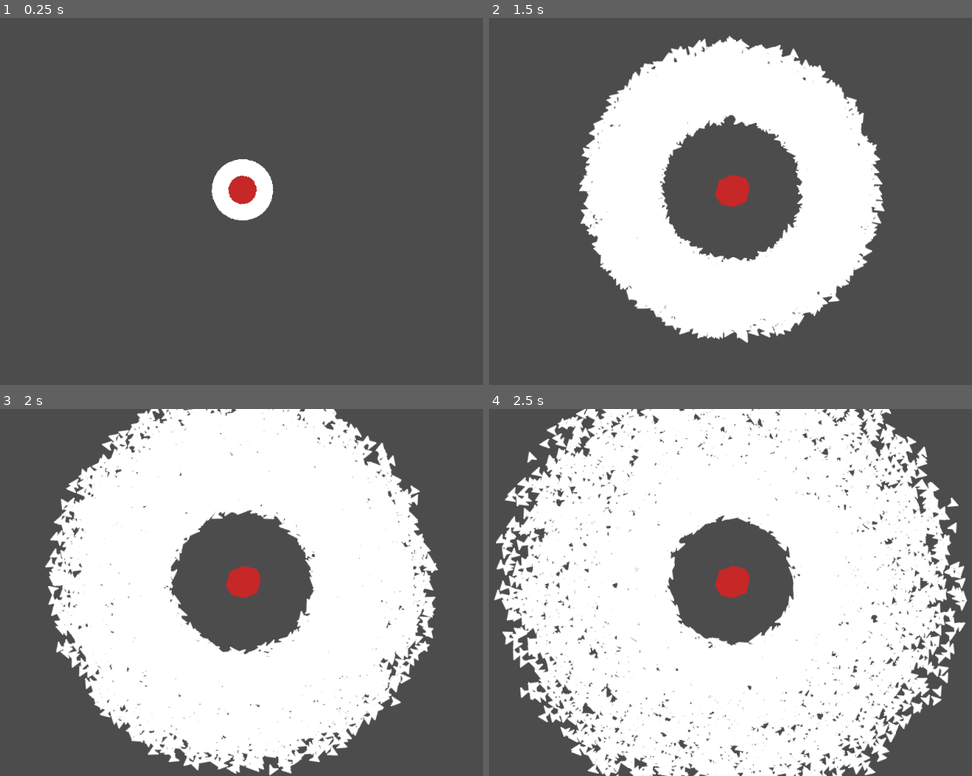
Above: before the commit, frames 1-4 (two rows, left to right).
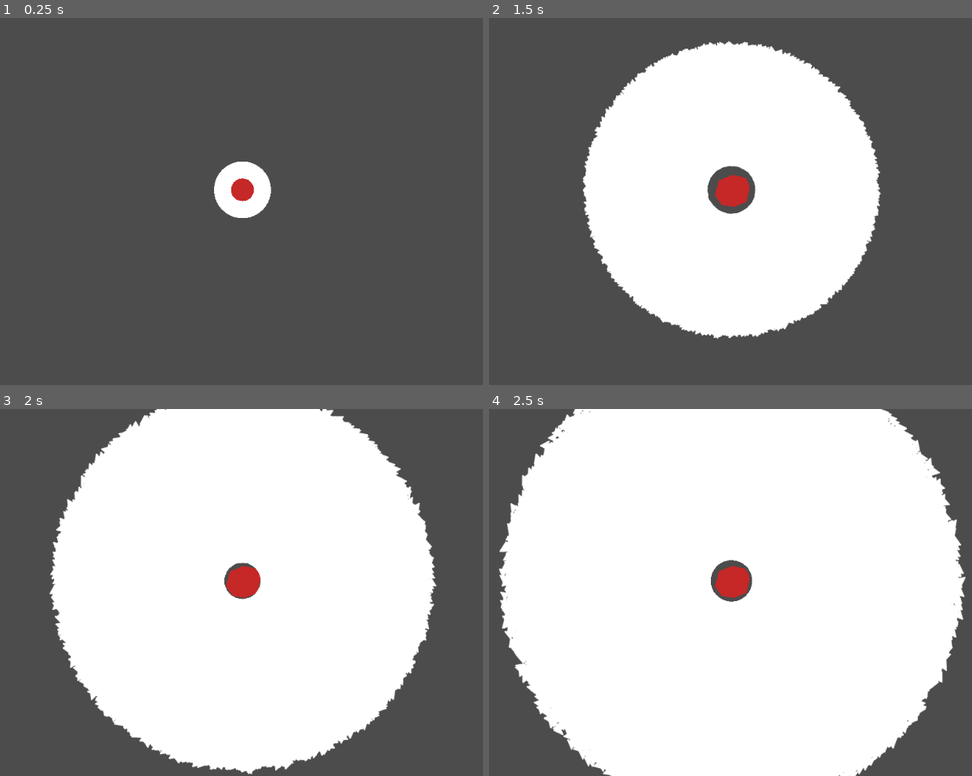
Above: after the commit, the same moments.

Repository: t-karcher/ShipTest
Game: Godot game, scene res://Main.tscn
Two runs of this game, one before a commit and one after it. Both use one fixed random seed, a clock stepped at 60 frames per second and the inputs below.
Inputs:
- Up to frame 1 (0.25 s): no input
- Up to frame 2 (1.5 s): no input
- Up to frame 3 (2 s): no input
- Up to frame 4 (2.5 s): no input

The runs differ from the first frame. In frame 1, 0.4% of the frame differs, in the area x 43-57%, y 38-56%; in frame 2, 9.8%; in frame 3, 13%; in frame 4, 18%, in the area x 0-100%, y 0-100%.

Commit message:
Redesigned from scratch using a particle shader

Diff:
--- a/Main.gd
+++ b/Main.gd
@@ -1,32 +1,11 @@
 extends Node2D
 
-const SHIP_COUNT = 10000
+const SHIP_COUNT = 250000
 
 onready var planet_pos : Vector2 = $Planet.position
-
-var ship_pos   : PoolVector2Array = []
-var ship_rot   : PoolRealArray    = []
-var ship_prox  : PoolRealArray    = []
-var ship_speed : PoolRealArray    = []
-
-var ship_canvas_item = []
-var sprite = load("res://ship.png")
+onready var ships : Particles2D = $Ships
 
 func _ready():
-	for _i in range (SHIP_COUNT):
-		ship_pos.append(planet_pos)
-		ship_rot.append(2 * PI * randf())
-		ship_prox.append(.2 + randf() * .8)
-		ship_speed.append(130 + randf() * 40)
-
-		var item = VisualServer.canvas_item_create()
-		VisualServer.canvas_item_set_parent(item, get_canvas_item())
-		VisualServer.canvas_item_add_texture_rect (item, Rect2(-sprite.get_size() / 2, sprite.get_size()), sprite)
-
-		ship_canvas_item.append(item)
-
-func _process(delta):
-	for i in range (SHIP_COUNT):
-		ship_rot[i] = lerp_angle(ship_rot[i], (planet_pos - ship_pos[i]).angle(), ship_prox[i] * delta)
-		ship_pos[i] += Vector2(1,0).rotated(ship_rot[i]) * ship_speed[i] * delta
-		VisualServer.canvas_item_set_transform(ship_canvas_item[i], Transform2D(ship_rot[i], ship_pos[i]))
+	ships.amount = SHIP_COUNT
+	ships.process_material.set_shader_param("target", planet_pos)
+	ships.emitting = true
--- a/Main.tscn
+++ b/Main.tscn
@@ -1,6 +1,79 @@
-[gd_scene load_steps=2 format=2]
+[gd_scene load_steps=5 format=2]
 
 [ext_resource path="res://Main.gd" type="Script" id=1]
+[ext_resource path="res://ship.png" type="Texture" id=2]
+
+[sub_resource type="Shader" id=1]
+code = "shader_type particles;
+
+const float PI = 3.14159265358979323846;
+
+uniform vec2 target = vec2(0.0, 0.0);
+uniform float speed = 150.0;
+
+float rand_from_seed(in uint seed) {
+  int k;
+  int s = int(seed);
+  if (s == 0)
+    s = 305420679;
+  k = s / 127773;
+  s = 16807 * (s - k * 127773) - 2836 * k;
+  if (s < 0)
+    s += 2147483647;
+  seed = uint(s);
+  return float(seed % uint(65536)) / 65535.0;
+}
+
+uint hash(uint x) {
+  x = ((x >> uint(16)) ^ x) * uint(73244475);
+  x = ((x >> uint(16)) ^ x) * uint(73244475);
+  x = (x >> uint(16)) ^ x;
+  return x;
+}
+
+mat2 rotate(float a) {
+  float s = sin(-a);
+  float c = cos(a);
+  return mat2(vec2(c, -s), vec2(s, c));
+}
+
+float short_angle_dist (float from, float to) {
+	float diff = mod(to - from, 2.0 * PI);
+	return mod (2.0 * diff, 2.0 * PI) - diff;
+}
+
+float mix_angle(float from, float to, float weight) {
+  return from + short_angle_dist(from, to) * weight;
+}
+
+void vertex() {
+  if (RESTART) {
+    uint alt_seed1 = hash(NUMBER + uint(1) + RANDOM_SEED);
+    uint alt_seed2 = hash(NUMBER + uint(27) + RANDOM_SEED);
+    uint alt_seed3 = hash(NUMBER + uint(43) + RANDOM_SEED);
+    uint alt_seed4 = hash(NUMBER + uint(111) + RANDOM_SEED);
+    CUSTOM.x = rand_from_seed(alt_seed1) * 2.0 * PI; // initial angle
+    CUSTOM.y = rand_from_seed(alt_seed2) * 30.0 - 15.0; // random speed modifier
+    CUSTOM.z = 0.2 + rand_from_seed(alt_seed3) * 1.8; // random proximity
+    mat2 r = rotate(CUSTOM.x);
+    TRANSFORM[0].xy = vec2(r[0]);
+    TRANSFORM[1].xy = vec2(r[1]);
+    TRANSFORM[3].xy = target;
+ } else {
+    float a = target.x - TRANSFORM[3].x;
+	float b = target.y - TRANSFORM[3].y;
+	CUSTOM.x = mix_angle(CUSTOM.x , atan(b, a) , CUSTOM.z * DELTA);
+	mat2 r = rotate(CUSTOM.x);
+    TRANSFORM[0].xy = vec2(r[0]);
+    TRANSFORM[1].xy = vec2(r[1]);
+	TRANSFORM[3].xy += vec2((speed + CUSTOM.y) * DELTA * cos(CUSTOM.x), (speed + CUSTOM.y) * DELTA * sin(CUSTOM.x));
+  }
+}"
+
+[sub_resource type="ShaderMaterial" id=2]
+shader = SubResource( 1 )
+shader_param/target = Vector2( 0, 0 )
+shader_param/speed = 150.0
 
 [node name="ShipTest" type="Node2D"]
 script = ExtResource( 1 )
@@ -9,3 +82,11 @@
 position = Vector2( 531.505, 280.968 )
 color = Color( 0.776471, 0.152941, 0.152941, 1 )
 polygon = PoolVector2Array( 2, -24.5, 23.5, -19.5, 30, -5, 24.5, 19.5, 4, 28, -16, 24.5, -27, 9, -20.5, -15.5 )
+
+[node name="Ships" type="Particles2D" parent="."]
+emitting = false
+amount = 100
+lifetime = 600.0
+explosiveness = 1.0
+process_material = SubResource( 2 )
+texture = ExtResource( 2 )
--- a/project.godot
+++ b/project.godot
@@ -25,6 +25,5 @@
 
 [rendering]
 
-quality/driver/driver_name="GLES2"
 quality/intended_usage/framebuffer_allocation=1
 environment/default_environment="res://default_env.tres"
